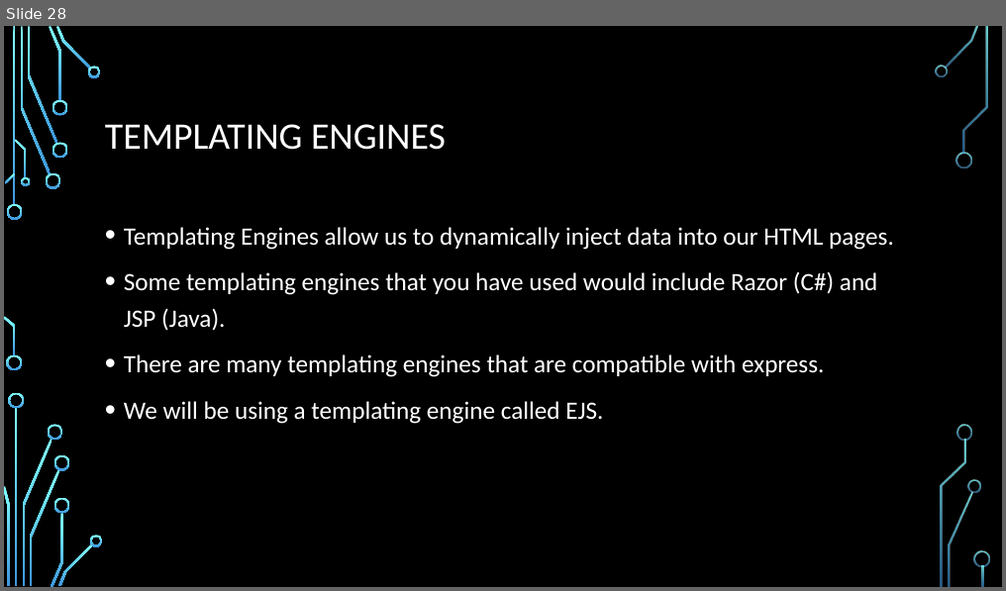
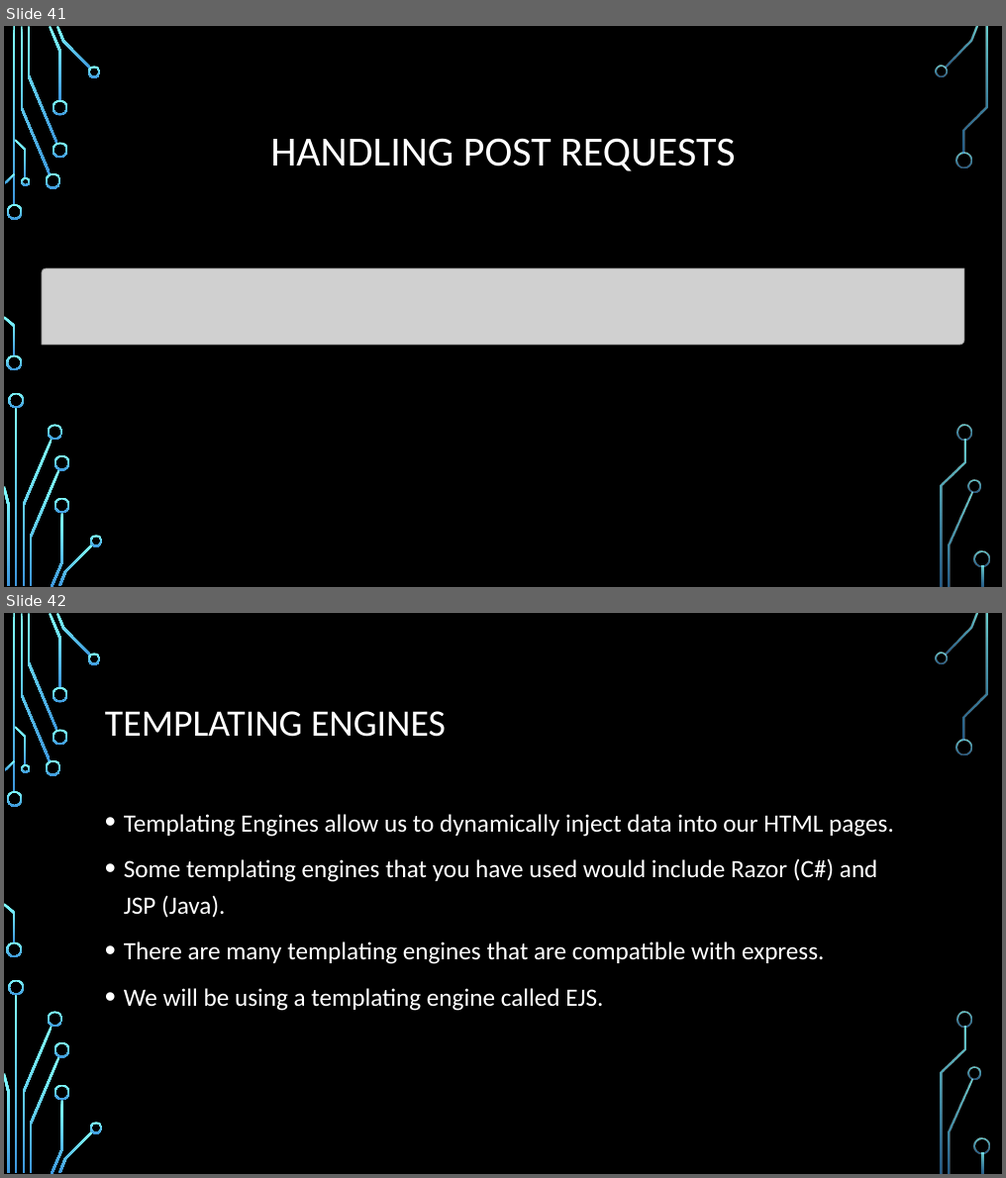
Before and after one commit to aliceroherty/ResearchProject, a slide deck: Presentation/Node.pptx. Shown one above the other, each under a label of ours: slide 28 before the commit, slides 41 and 42 after it. The pictures are 1006x591 and 1006x1178 pixels, drawn with LibreOffice and Linux fonts; fonts in the diff are those of the drawing; grey boxes stand for pictures; background and template pictures are left out. Boxes give left, top, right and bottom in pixels: in the first picture for what was removed or moved away, otherwise in the second. Text is boxed around its words. In the diff, an @@ line names an element or a change of style, - is before the commit and + after.

```diff
--- a/Presentation/Node.pptx
+++ b/Presentation/Node.pptx
@@ slide 41 added at (4, 26, 1002, 587), background picture (left out); not listed: 36 template elements that a slide beside it also shows @@
@@ title added at (270, 138, 735, 172), 40 pt, text #FFFFFF @@
+HANDLING POST REQUESTS
@@ picture added at (42, 269, 964, 345) @@
@@ what was slide 28 is now slide 42 @@
```
Also in this commit, not shown: 13 other slides added, 18 other files.
